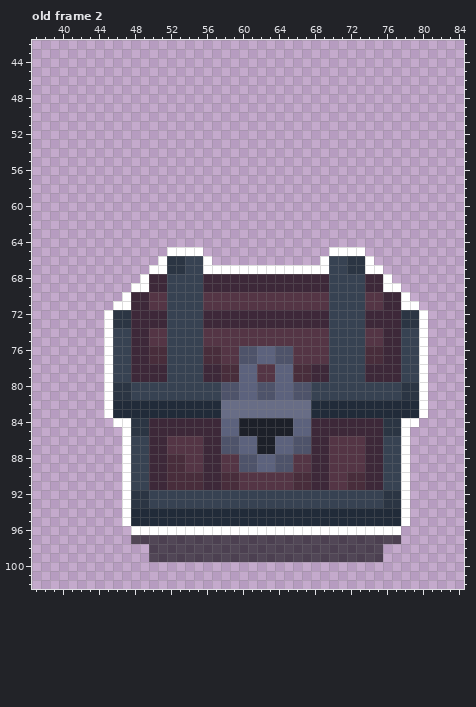
Two states of a pixel-art file, Assets/Sprites/Environment/Chest/Chest.ase. That is the earlier state.
128x128 pixels, 5 frames. Colours within 5 levels of each other are drawn and written as one. Shown: old frame 2: x 37..84, y 42..102. The commit also changed other frames, which this record leaves out.
New version:
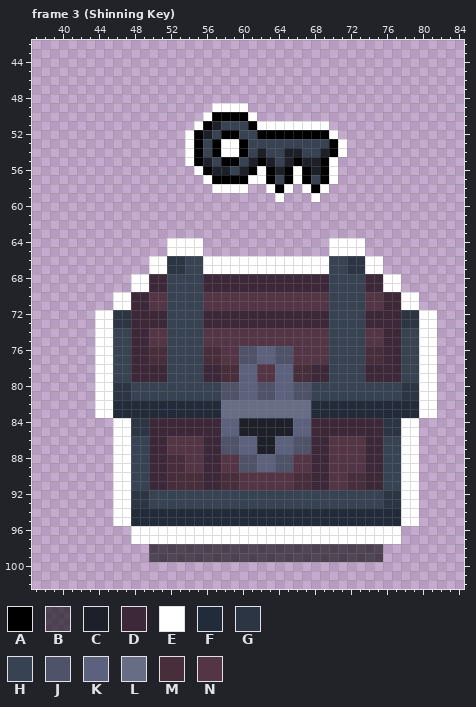
Palette (. is transparent): A #000000  B #01000396  C #1d2029  D #3d2839  E #ffffff  F #212b39  G #2b3543  H #374252  J #4e536a  K #5c627d  L #686d86  M #482d3b  N #543545
A new or re-ordered frame is compared with the old frame closest to it.
Changes in this commit:
frames 5 -> 10
Frame 3 (Shinning Key) is new; against old frame 2, layers "Layer 3", "Layer 1":
y 49: x 57..60 .... -> EEEE
y 50: x 56..61 ...... -> EAAAAE
y 51: x 55..69 ............... -> EACHHHAEEEEEEEE
y 52: x 54..70 ................. -> EACHAAHHAAAAAAAAE
y 53: x 54..71 .................. -> EAHAEEAHHHHHHHHHAE
y 54: x 54..71 .................. -> EAHAEEAHCHHCCHHCAE
y 55: x 54..70 ................. -> EACHAAHCACHCACCAE
y 56: x 55..70 ................ -> EACCHCAEACAEACAE
y 57: x 56..70 ............... -> EAAAAEEAHAEAHAE
y 58: x 57..60 .... -> EEEE; x 63..65 ... -> EAE; x 67..69 ... -> EAE
y 59: x 64 . -> E; x 68 . -> E
y 64: x 52..55 .... -> EEEE; x 70..73 .... -> EEEE
y 66: x 50 . -> E; x 57..68 ............ -> EEEEEEEEEEEE; x 75 . -> E
y 68: x 48 . -> E; x 77 . -> E
y 70: x 46 . -> E; x 79 . -> E
y 72..83: x 44 . -> E; x 81 . -> E
y 85..95: x 46 . -> E; x 79 . -> E
y 97: x 48..77 BBBBBBBBBBBBBBBBBBBBBBBBBBBBBB -> EEEEEEEEEEEEEEEEEEEEEEEEEEEEEE
Boxes around the changes in both pictures, in picture pixels (x1, y1, x2, y2):
added: (185, 103, 347, 202)
changed: (95, 238, 437, 544)
